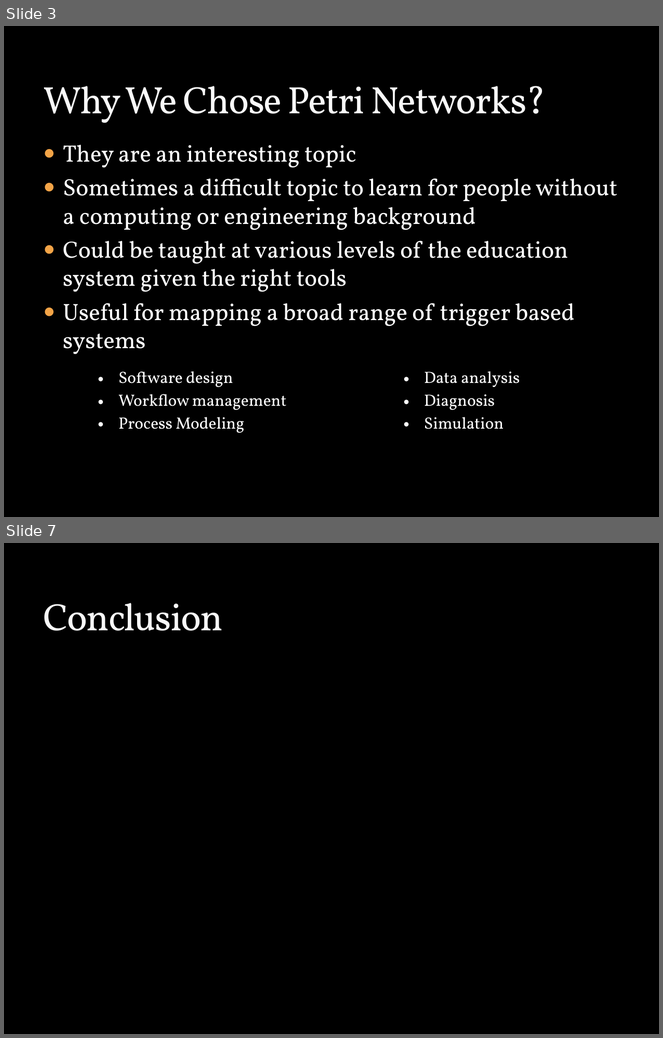
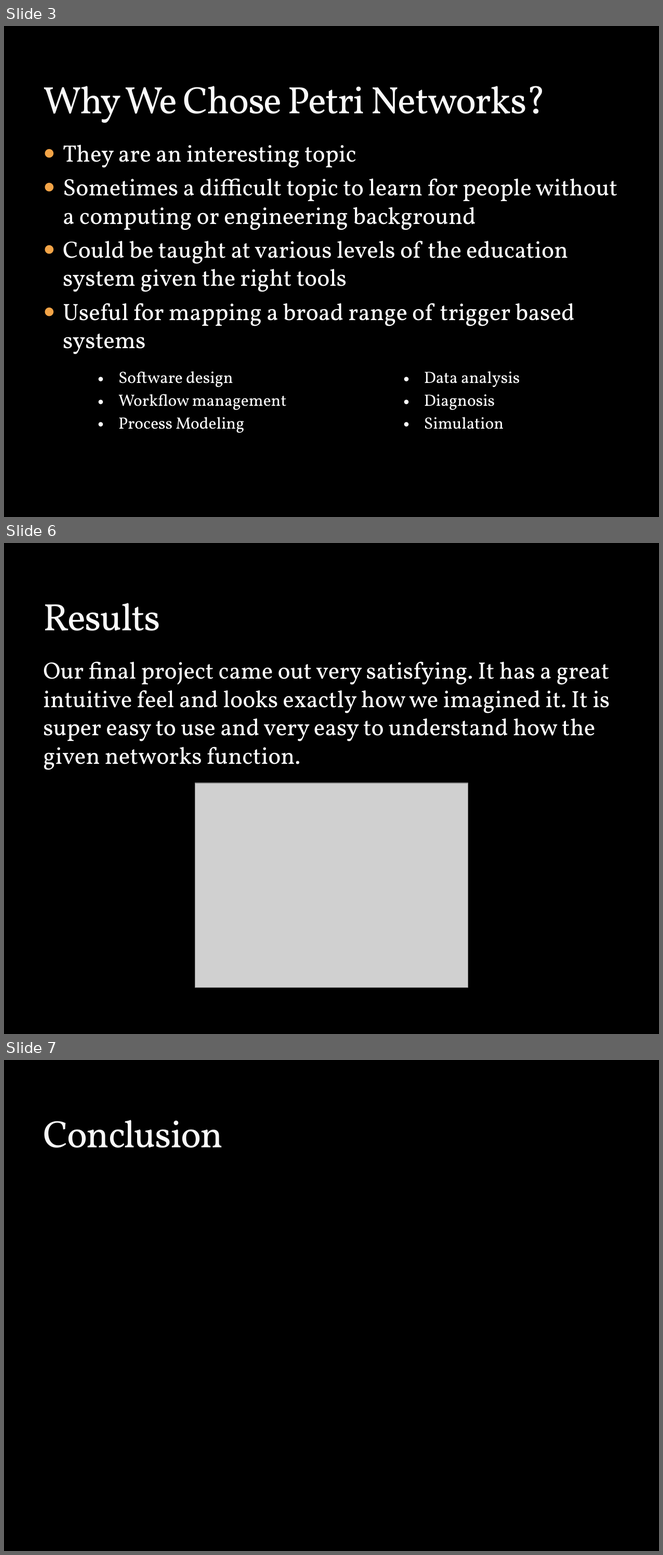
Before and after one commit to Hobbit/JPeNS, a slide deck: JPeNS_Presentation.pptx. Shown one above the other, each under a label of ours: slides 3 and 7 before the commit, slides 3, 6 and 7 after it; the slides between them are not shown. The pictures are 663x1038 and 663x1555 pixels, drawn with LibreOffice and Linux fonts; fonts in the diff are those of the drawing; grey boxes stand for pictures; background and template pictures are left out. Boxes give left, top, right and bottom in pixels: in the first picture for what was removed or moved away, otherwise in the second. Text is boxed around its words. In the diff, an @@ line names an element or a change of style, - is before the commit and + after.

Commit message:
PPT Updates

```diff
--- a/JPeNS_Presentation.pptx
+++ b/JPeNS_Presentation.pptx
@@ slide 6 added at (4, 543, 659, 1034), background picture (left out) @@
@@ title added at (43, 603, 160, 631), 42 pt, text #F9F9F9 @@
+Results
@@ text added at (43, 662, 610, 770), 26 pt, text #FFFFFF @@
+Our final project came out very satisfying. It has a great intuitive feel and looks exactly how we imagined it. It is super easy to use and very easy to understand how the given networks function.
@@ picture added at (195, 783, 468, 988) @@
```
Also in this commit, not shown: 1 slide changed, 1 slide removed.
